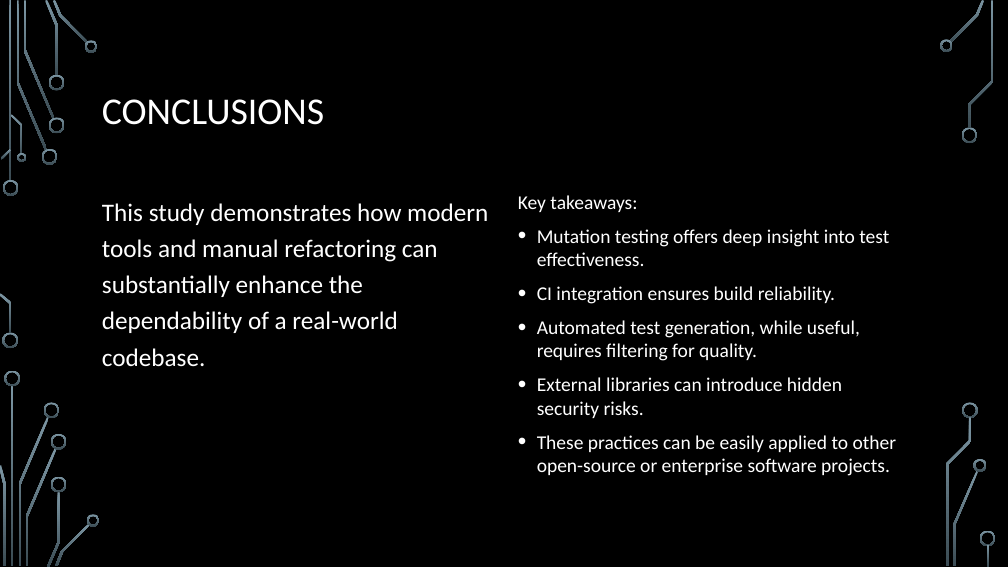
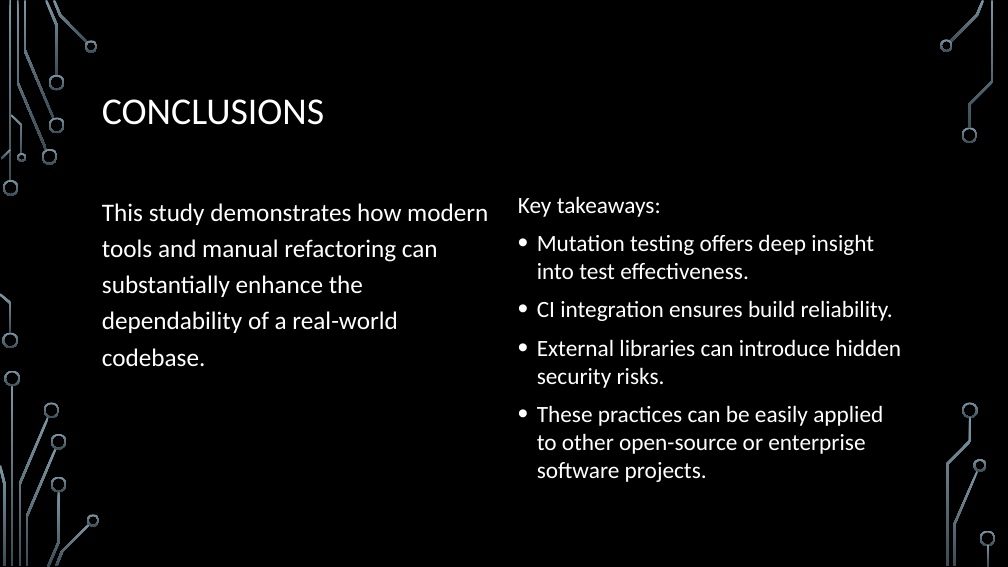
Before and after one commit to Luciano-Bercini-Unisa/commons-csv, a slide deck: slide 13 of docs/Software Dependability Presentation - Luciano Bercini.pptx. Drawn at 1008x567 pixels with LibreOffice and Linux fonts; fonts in the diff are those of the drawing; background and template pictures are left out. Boxes give left, top, right and bottom in pixels: in the first picture for what was removed or moved away, otherwise in the second. Text is boxed around its words. In the diff, an @@ line names an element or a change of style, - is before the commit and + after.

```diff
--- a/docs/Software Dependability Presentation - Luciano Bercini.pptx
+++ b/docs/Software Dependability Presentation - Luciano Bercini.pptx
@@ text "Key takeaways:" at (518,196,901,482): size 18.6 to 22.2 pt @@
@@ text at (537,320,860,361): paragraph removed @@
-• Automated test generation, while useful, requires filtering for quality.
```
Also in this commit, not shown: 1 other slide changed.
